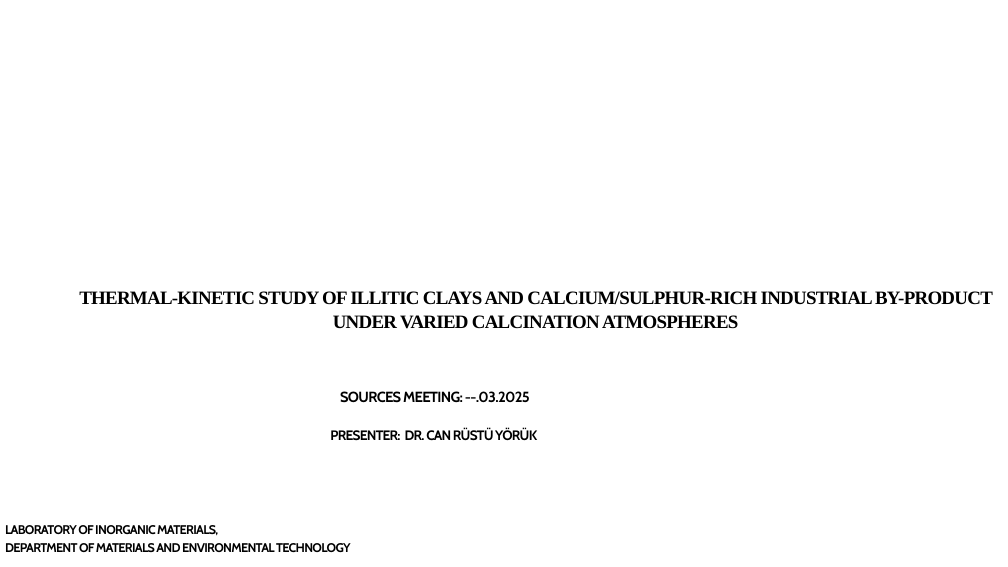
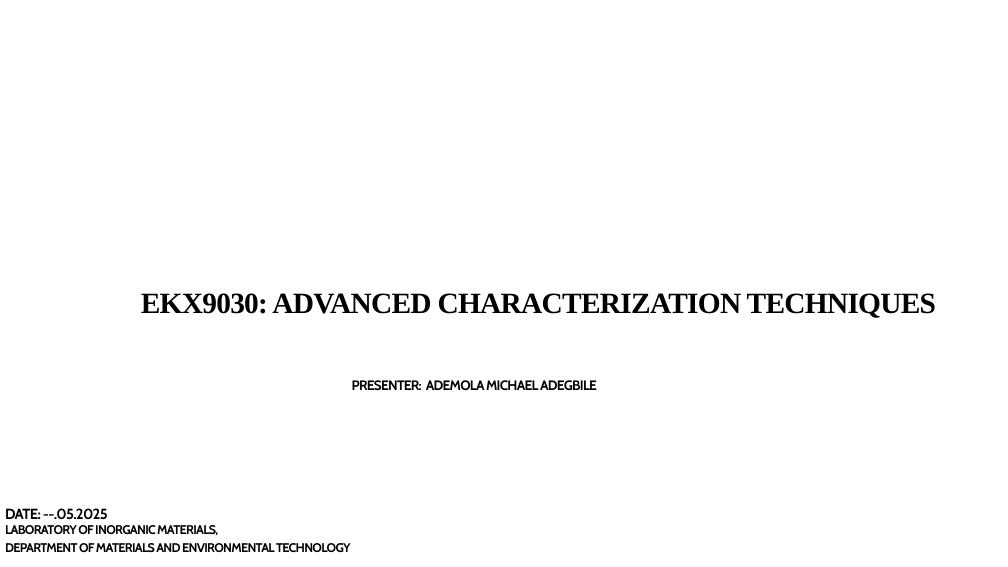
Before and after one commit to Ju-arch720/XRD_xls_raw_converter, a slide deck: slide 1 of Advanced_Characterization/Presentation_Adv_char.pptx. Drawn at 1008x567 pixels with LibreOffice and Linux fonts; fonts in the diff are those of the drawing; background and template pictures are left out. Boxes give left, top, right and bottom in pixels: in the first picture for what was removed or moved away, otherwise in the second. Text is boxed around its words. In the diff, an @@ line names an element or a change of style, - is before the commit and + after.

Commit message:
Updated presentation

```diff
--- a/Advanced_Characterization/Presentation_Adv_char.pptx
+++ b/Advanced_Characterization/Presentation_Adv_char.pptx
@@ text at (141,293,936,318): text changed; size 18 to 28 pt @@
-THERMAL-KINETIC STUDY OF ILLITIC CLAYS AND CALCIUM/SULPHUR-RICH INDUSTRIAL BY-PRODUCT UNDER VARIED CALCINATION ATMOSPHERES
+EKX9030: ADVANCED CHARACTERIZATION TECHNIQUES
@@ text at (352,380,597,391): text changed @@
-PRESENTER: DR. CAN RÜSTÜ YÖRÜK
+PRESENTER: ADEMOLA MICHAEL ADEGBILE
@@ text at (5,508,108,519): text changed @@
-SOURCES MEETING: --.03.2025
+DATE: --.05.2025
```
Also in this commit, not shown: 3 other slides changed, 5 slides added, 19 slides removed, 1 other file.
